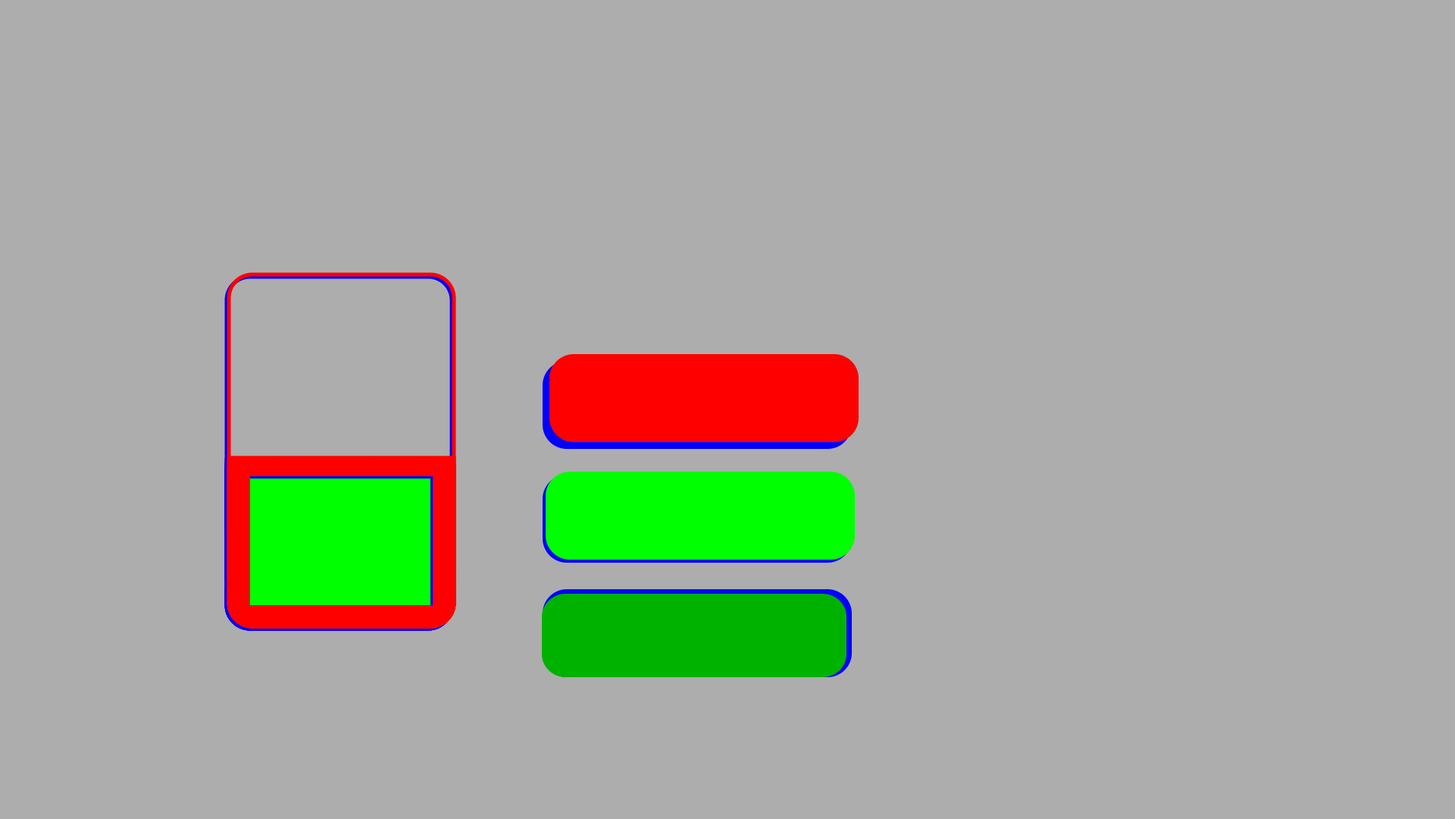
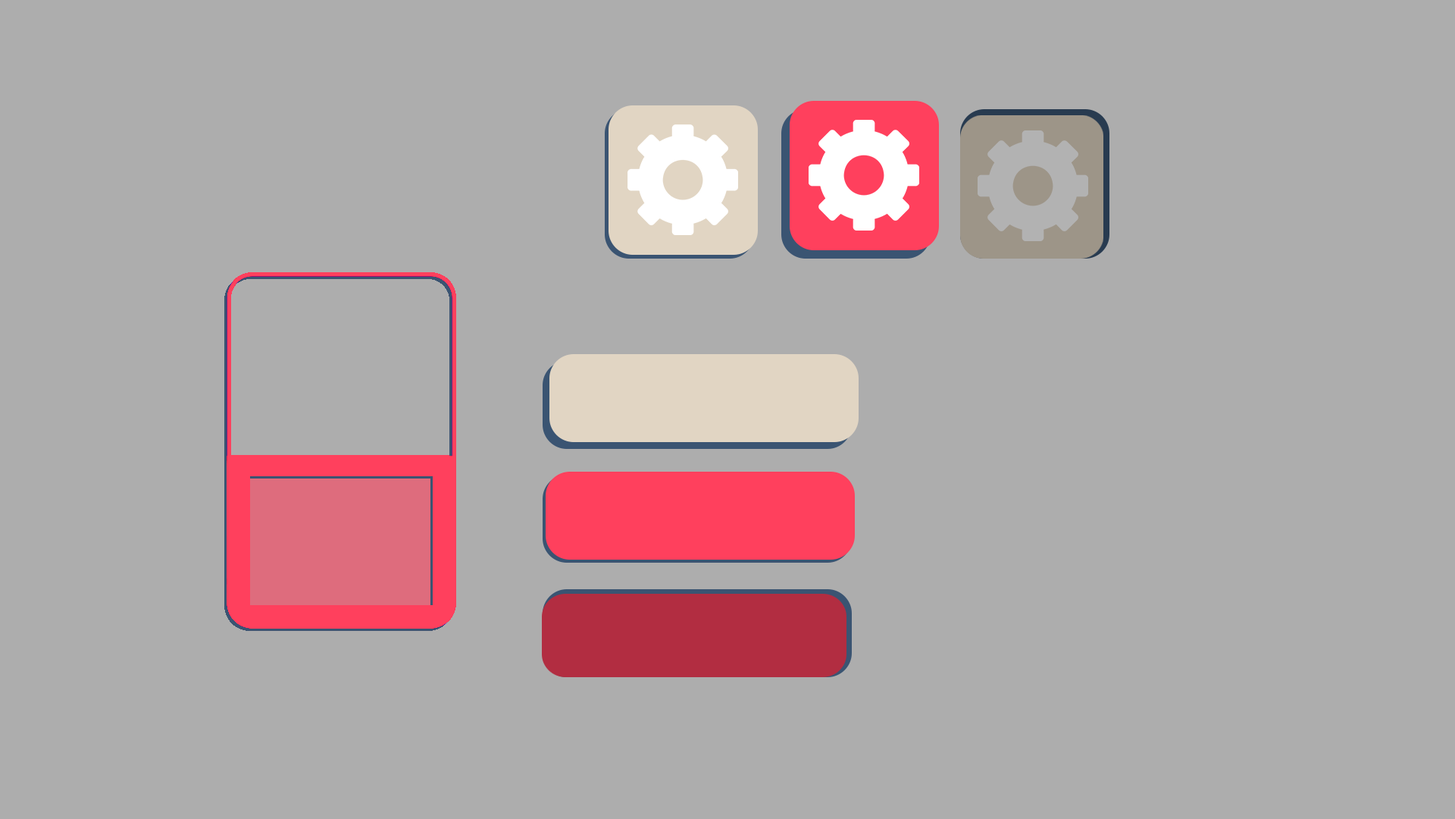
Layers edited between the first and the second 1455×819 image:
added layer "Calque 13 copie" above "Calque 14" over [781, 100, 940, 259]
added layer "Calque 14" above "Calque 13" over [960, 109, 1110, 259]
added layer "Calque 13" above "Save_bouton copie" over [604, 105, 758, 259]
added group "Save_bouton" with 7 layers above "CASE CHOIX" over [541, 353, 859, 677]
moved "Rectangle 1 copie 2" (2nd of 3, in "Save_bouton") into group "Save_bouton", painted on it over [549, 353, 859, 442]
moved "Rectangle 1 copie 2" (3rd of 3, in "Save_bouton") into group "Save_bouton", painted on it over [542, 360, 852, 449]
moved "Calque 12" (2nd of 2, in "Save_bouton") into group "Save_bouton" over [541, 538, 856, 677]
moved "Rectangle 1 copie 3" (1st of 2, in "Save_bouton") into group "Save_bouton", painted on it over [541, 593, 847, 677]
moved "Rectangle 1 copie 3" (2nd of 2, in "Save_bouton") into group "Save_bouton", painted on it over [542, 588, 852, 677]
moved "Rectangle 1" (2nd of 2, in "Save_bouton") into group "Save_bouton", painted on it over [545, 471, 856, 560]
moved "Rectangle 1 copie" into group "Save_bouton", painted on it over [542, 474, 852, 563]
painted on "CASE CHOIX" over [224, 272, 457, 631]
